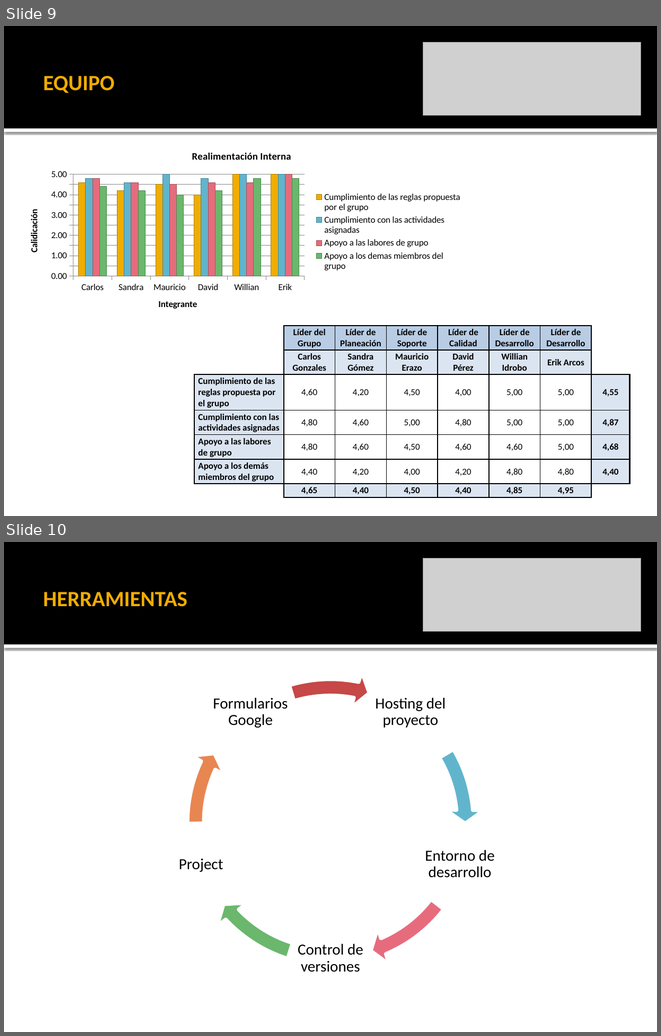
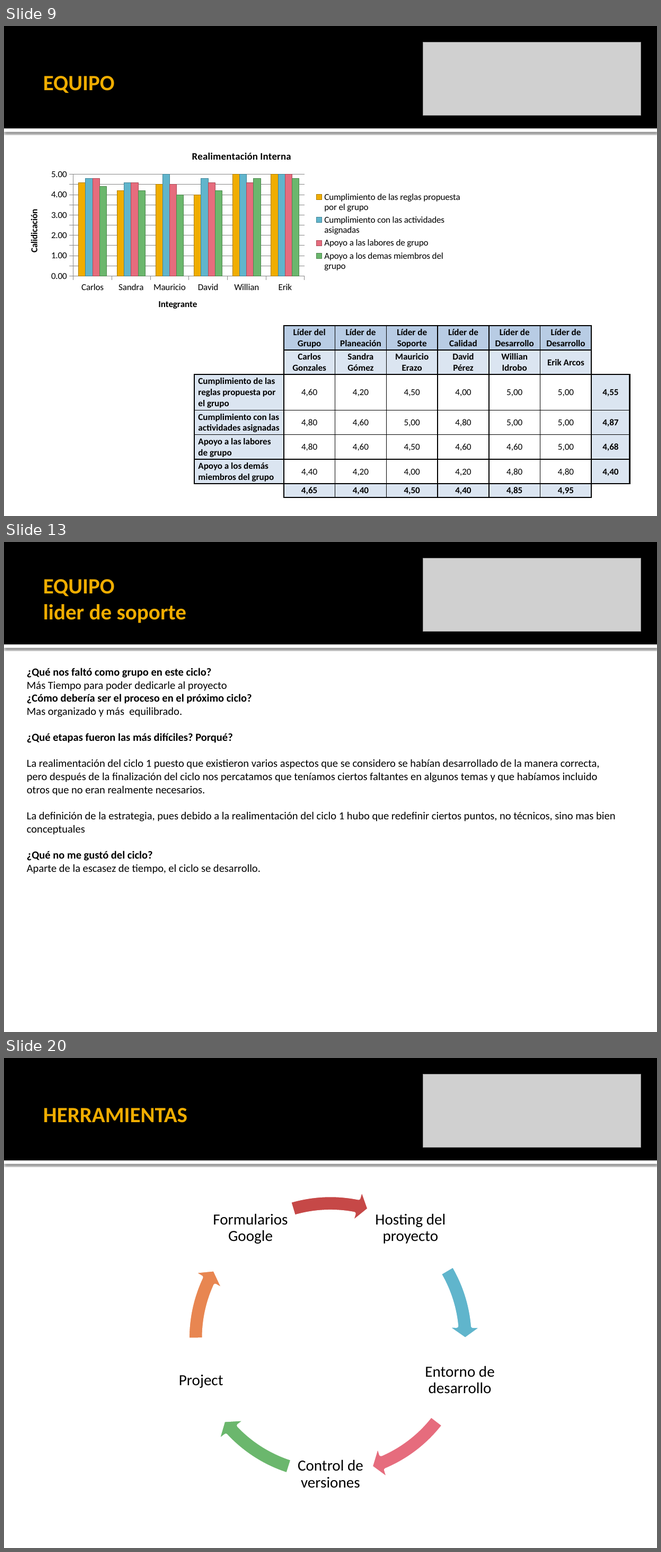
Before and after one commit to leseroth/ingenium-managment, a slide deck: CSOF5101 Ingeniera de Software/TSP/0323PostMortemTSPCiclo2.pptx. Shown one above the other, each under a label of ours: slides 9 and 10 before the commit, slides 9, 13 and 20 after it; the slides between them are not shown. The pictures are 661x1036 and 661x1552 pixels, drawn with LibreOffice and Linux fonts; fonts in the diff are those of the drawing; grey boxes stand for pictures. Boxes give left, top, right and bottom in pixels: in the first picture for what was removed or moved away, otherwise in the second. Text is boxed around its words. In the diff, an @@ line names an element or a change of style, - is before the commit and + after.

```diff
--- a/CSOF5101 Ingeniera de Software/TSP/0323PostMortemTSPCiclo2.pptx
+++ b/CSOF5101 Ingeniera de Software/TSP/0323PostMortemTSPCiclo2.pptx
@@ slide 13 added at (4, 542, 657, 1032), background #FFFFFF; not listed: 2 template elements that a slide beside it also shows @@
@@ picture added at (423, 558, 641, 632) @@
@@ title added at (43, 579, 186, 623), 24 pt, text #F0AD00, bold @@
+EQUIPO
+lider de soporte
@@ text added at (27, 668, 615, 874), 12 pt, text #000000 @@
+¿Qué nos faltó como grupo en este ciclo?
+Más Tiempo para poder dedicarle al proyecto
+¿Cómo debería ser el proceso en el próximo ciclo?
+Mas organizado y más equilibrado.
+¿Qué etapas fueron las más difíciles? Porqué?
+La realimentación del ciclo 1 puesto que existieron varios aspectos que se considero se habían desarrollado de la manera correcta, pero después de la finalización del ciclo nos percatamos que teníamos ciertos faltantes en algunos temas y que habíamos incluido otros que no eran realmente necesarios.
+La definición de la estrategia, pues debido a la realimentación del ciclo 1 hubo que redefinir ciertos puntos, no técnicos, sino mas bien conceptuales
+¿Qué no me gustó del ciclo?
+Aparte de la escasez de tiempo, el ciclo se desarrollo.
@@ what was slide 10 is now slide 20 @@
```
Also in this commit, not shown: 2 slides changed, 9 other slides added.
